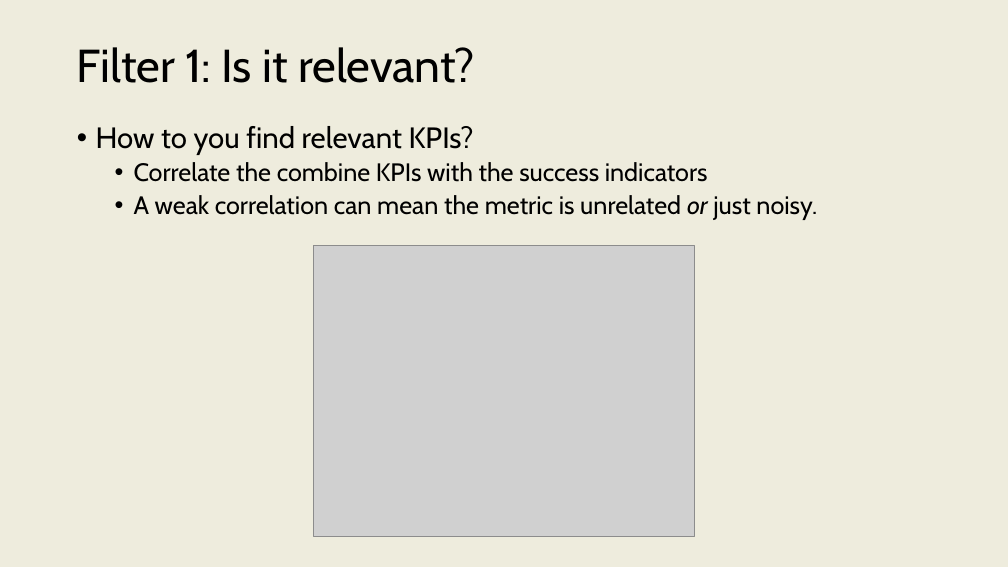
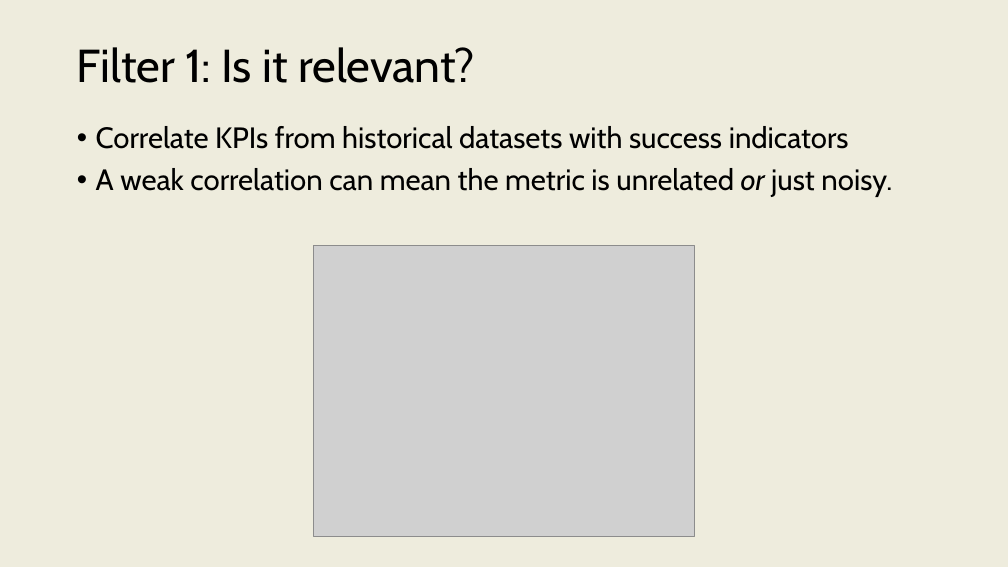
Before and after one commit to onishisaryu/HES-3000-Sports-Data-Analytics, a slide deck: slide 13 of pptx/Lecture12.pptx (slide 8 before the commit). Drawn at 1008x567 pixels with LibreOffice and Linux fonts; fonts in the diff are those of the drawing; grey boxes stand for pictures. Boxes give left, top, right and bottom in pixels: in the first picture for what was removed or moved away, otherwise in the second. Text is boxed around its words. In the diff, an @@ line names an element or a change of style, - is before the commit and + after.

```diff
--- a/pptx/Lecture12.pptx
+++ b/pptx/Lecture12.pptx
@@ text at (x1=96, y1=126, x2=849, y2=149): text changed; size 24 to 28 pt @@
-• How to you find relevant KPIs?
-  • Correlate the combine KPIs with the success indicators
+• Correlate KPIs from historical datasets with success indicators
@@ text at (x1=96, y1=168, x2=892, y2=197): size 24 to 28 pt in "A weak correlation can mean the metric ..."; list level 2 to 1 in "A weak correlation can mean ..." @@
```
Also in this commit, not shown: 8 other slides changed, 3 slides added, 1 slide removed, 3 other files.
